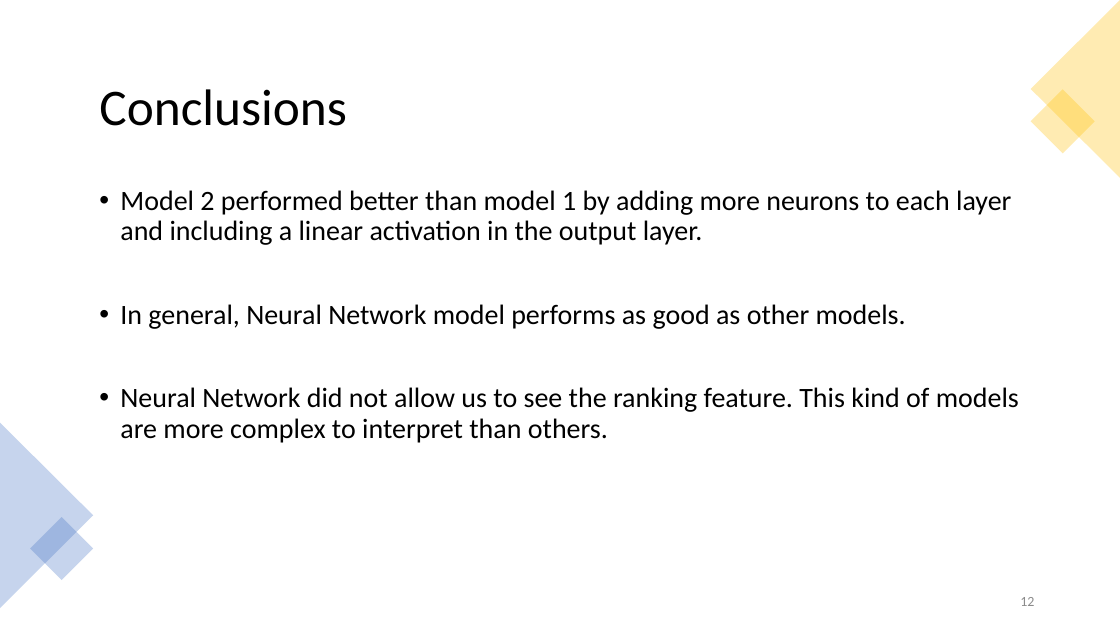
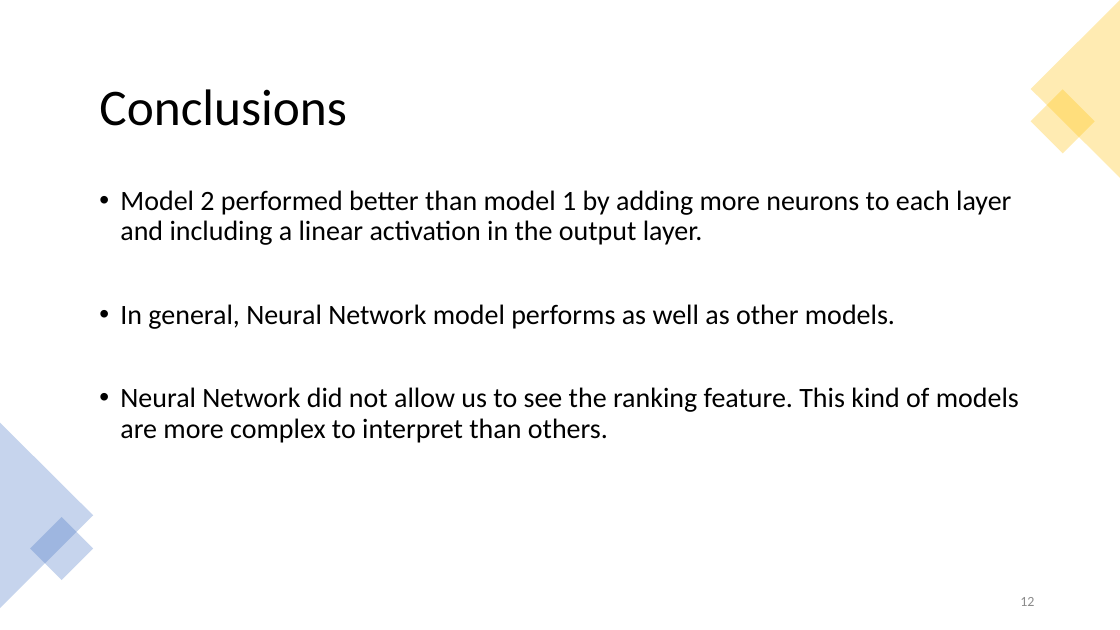
Before and after one commit to Jajc09/data-science, a slide deck: slide 12 of deep-learning/rental-airbnb/boston_ppt.pptx. Drawn at 1120x630 pixels with LibreOffice and Linux fonts; fonts in the diff are those of the drawing. Boxes give left, top, right and bottom in pixels: in the first picture for what was removed or moved away, otherwise in the second. Text is boxed around its words. In the diff, an @@ line names an element or a change of style, - is before the commit and + after.

```diff
--- a/deep-learning/rental-airbnb/boston_ppt.pptx
+++ b/deep-learning/rental-airbnb/boston_ppt.pptx
@@ text at [120,304,895,329]: text changed @@
-• In general, Neural Network model performs as good as other models.
+• In general, Neural Network model performs as well as other models.
```
Also in this commit, not shown: 1 other slide changed, 6 other files.
